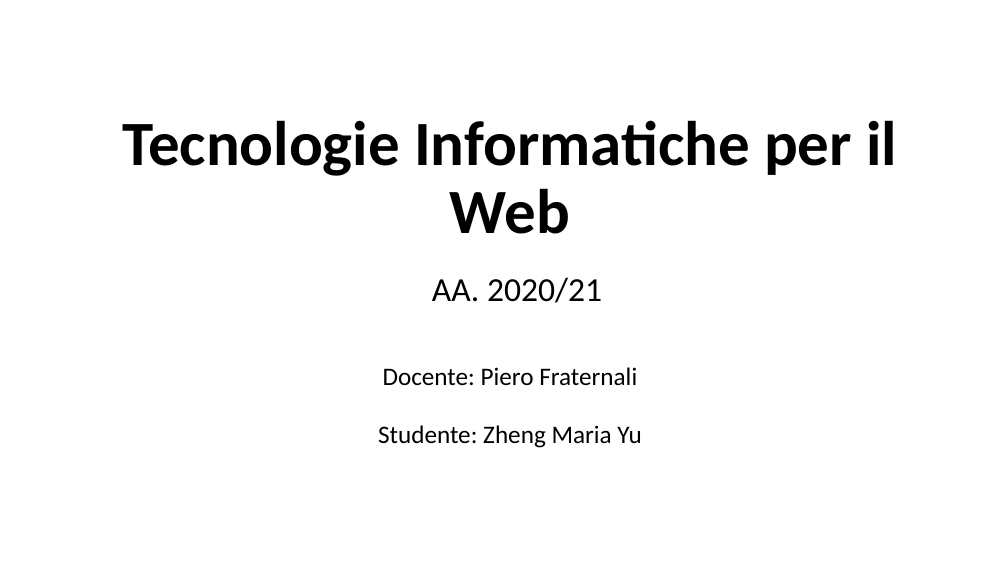
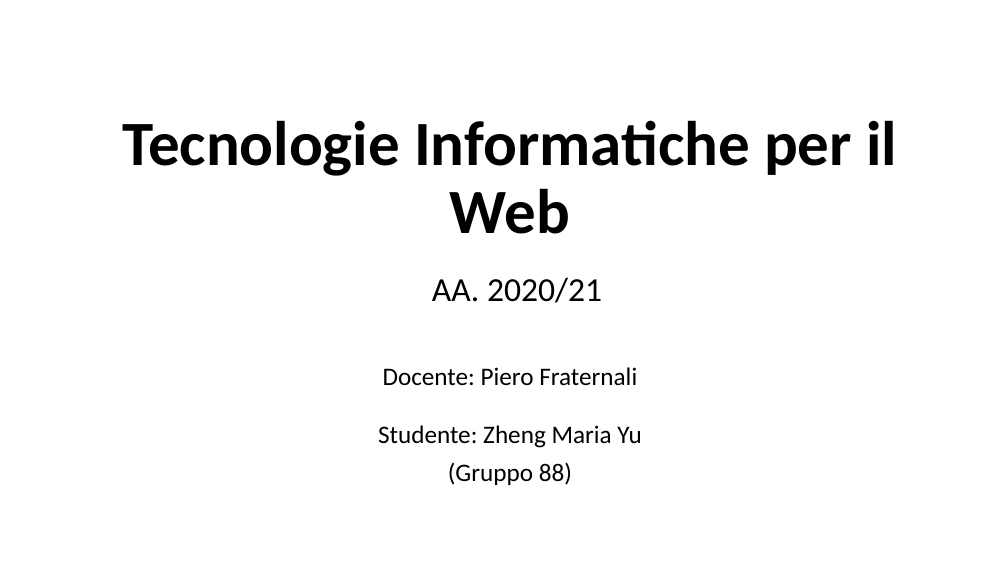
Before and after one commit to Trixyz28/TIW-ImgCatalog, a slide deck: slide 1 of Documents/ImgCatalog.pptx. Drawn at 1008x567 pixels with LibreOffice and Linux fonts; fonts in the diff are those of the drawing. Boxes give left, top, right and bottom in pixels: in the first picture for what was removed or moved away, otherwise in the second. Text is boxed around its words. In the diff, an @@ line names an element or a change of style, - is before the commit and + after.

```diff
--- a/Documents/ImgCatalog.pptx
+++ b/Documents/ImgCatalog.pptx
@@ subtitle at <box>448,462,572,485</box>: paragraph added @@
+(Gruppo 88)
```
Also in this commit, not shown: 6 other slides changed, 2 other files.
